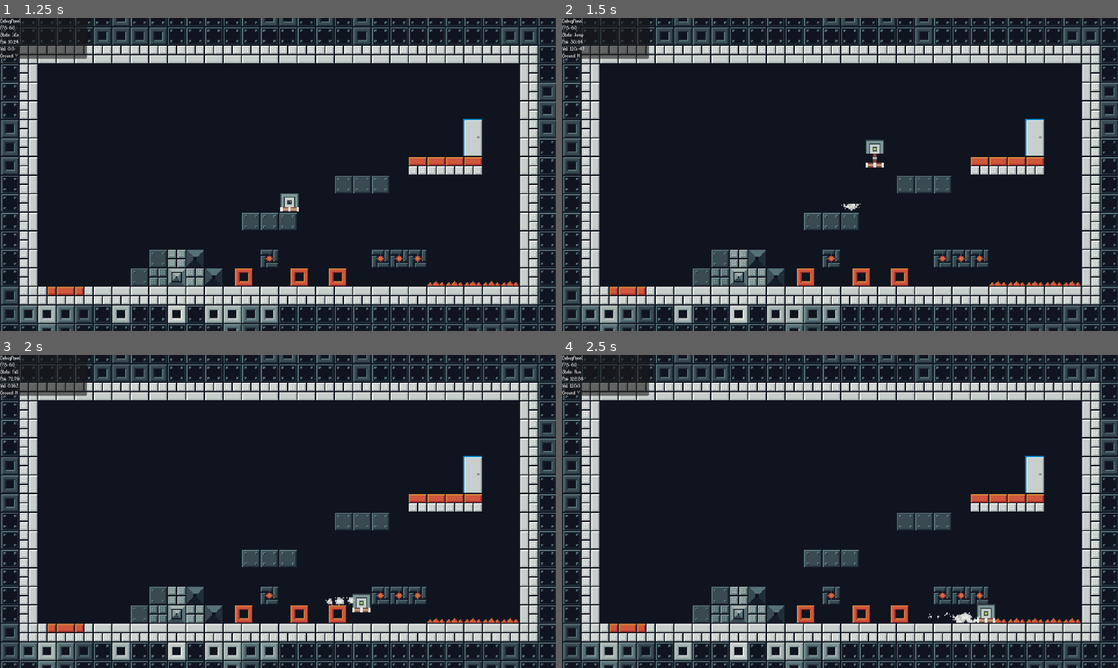
Above: before the commit, frames 1-4 (two rows, left to right).
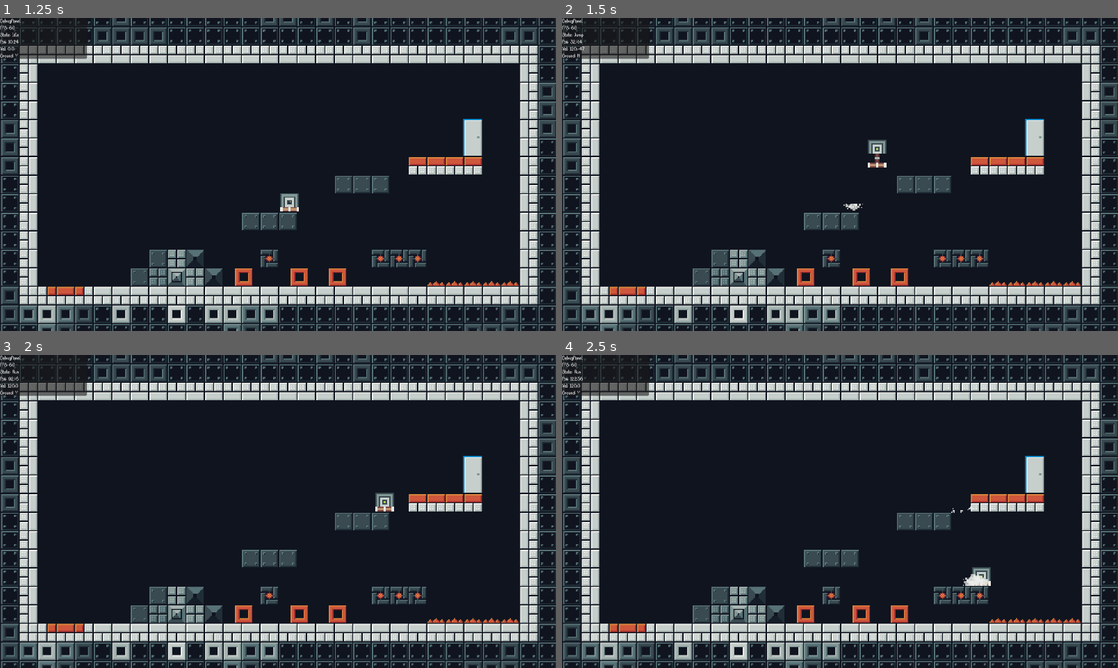
Above: after the commit, the same moments.

Repository: LeZellus/pistonprecision
Game: Godot game, scene res://scenes/worlds/MainScene.tscn
Two runs of this game, one before a commit and one after it. Both use one fixed random seed, a clock stepped at 60 frames per second and the inputs below.
Inputs:
- Up to frame 1 (1.25 s): click "Play" at 0.5 s
- Up to frame 2 (1.5 s): tap Enter at 1.25 s; hold D (move_right) from 1.28 s (still down); hold Space (jump) from 1.28 s (still down)
- Up to frame 3 (2 s): keep holding D (move_right); keep holding Space (jump)
- Up to frame 4 (2.5 s): keep holding D (move_right); release Space (jump) at 2.03 s; tap Space (jump) at 2.1, 2.27 s

Frame 1 is identical in both runs. In frame 2, 0.2% of the frame differs, in the area x 2-59%, y 6-62%; in frame 3, 0.5%; in frame 4, 0.6%, in the area x 2-78%, y 6-86%.

Commit message:
Update InputManager.gd

Diff:
--- a/scripts/managers/InputManager.gd
+++ b/scripts/managers/InputManager.gd
@@ -1,12 +1,9 @@
-# scripts/managers/InputManager.gd - Version simplifiée
+# scripts/managers/InputManager.gd - Version optimisée
 extends Node
 
-# === INPUT CACHE ===
-var movement_input: float = 0.0
-var jump_just_pressed: bool = false
-var jump_held: bool = false
-var jump_just_released: bool = false
-var dash_just_pressed: bool = false
+# === INPUT CACHE (NOUVEAU) ===
+var _input_cache: Dictionary = {}
+var _cache_frame: int = -1
 
 # === TIMERS ===
 var jump_buffer_timer: float = 0.0
@@ -26,20 +23,28 @@
 
 func _process(delta):
 	_update_timers(delta)
+	_update_input_cache()  # Une seule fois par frame
 	_read_inputs()
 
+func _update_input_cache():
+	"""Met à jour le cache d'inputs une seule fois par frame"""
+	var current_frame = Engine.get_process_frames()
+
+	if _cache_frame == current_frame:
+		return  # Déjà mis à jour cette frame
+
+	_cache_frame = current_frame
+
+	# Cache tous les inputs en une fois
+	_input_cache.movement = Input.get_axis("move_left", "move_right")
+	_input_cache.jump_pressed = Input.is_action_just_pressed("jump")
+	_input_cache.jump_held = Input.is_action_pressed("jump")
+	_input_cache.jump_released = Input.is_action_just_released("jump")
+	_input_cache.dash_pressed = Input.is_action_just_pressed("dash")
+
 func _read_inputs():
-	# Cache tous les inputs en une fois
-	var new_movement = Input.get_axis("move_left", "move_right")
-	movement_input = new_movement
-
-	jump_just_pressed = Input.is_action_just_pressed("jump")
-	jump_held = Input.is_action_pressed("jump")
-	jump_just_released = Input.is_action_just_released("jump")
-	dash_just_pressed = Input.is_action_just_pressed("dash")
-
 	# Buffer automatique
-	if jump_just_pressed:
+	if _input_cache.jump_pressed:
 		jump_buffer_timer = PlayerConstants.JUMP_BUFFER_TIME
 
 	# Actions instantanées
@@ -52,7 +57,7 @@
 	if Input.is_action_just_pressed("push"):
 		push_requested.emit()
 
-	if dash_just_pressed:
+	if _input_cache.dash_pressed:
 		dash_requested.emit()
 
 func _update_timers(delta):
@@ -61,16 +66,17 @@
 	if coyote_timer > 0:
 		coyote_timer -= delta
 
-# === API PUBLIQUE SIMPLIFIÉE ===
+# === API PUBLIQUE OPTIMISÉE ===
 func get_movement() -> float:
-	return movement_input
+	_update_input_cache()  # Sécurité
+	return _input_cache.movement
 
 func wants_to_jump() -> bool:
 	return jump_buffer_timer > 0.0
 
 func consume_jump() -> bool:
 	if jump_buffer_timer > 0.0:
-		jump_buffer_timer = 0.0  # Consommer le buffer
+		jump_buffer_timer = 0.0
 		return true
 	return false
 
@@ -78,19 +84,21 @@
 	return coyote_timer > 0.0 and not is_grounded
 
 func is_jump_held() -> bool:
-	return jump_held
+	_update_input_cache()
+	return _input_cache.jump_held
 
 func was_jump_released() -> bool:
-	return jump_just_released
+	_update_input_cache()
+	return _input_cache.jump_released
 
 func was_dash_pressed() -> bool:
-	return dash_just_pressed
+	_update_input_cache()
+	return _input_cache.dash_pressed
 
 # === GROUNDING ===
 func set_grounded(grounded: bool):
 	var was_grounded = is_grounded
 	is_grounded = grounded
 
-	# Démarrer coyote time quand on quitte le sol
 	if was_grounded and not grounded:
 		coyote_timer = PlayerConstants.COYOTE_TIME
